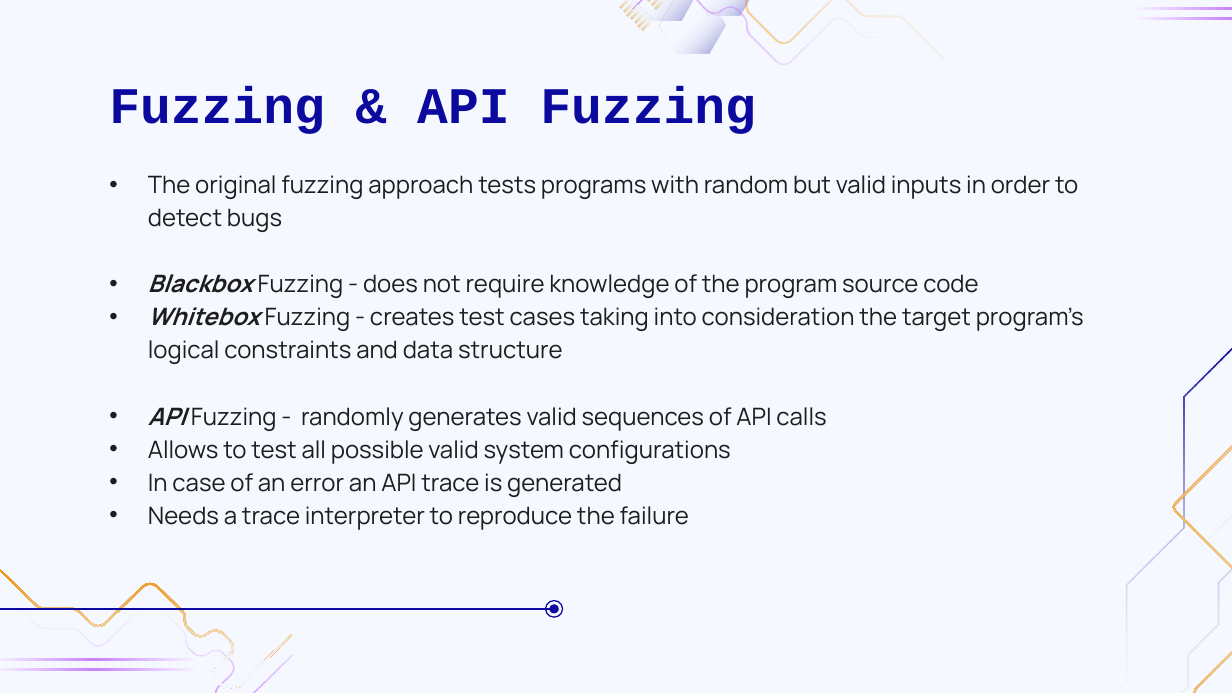
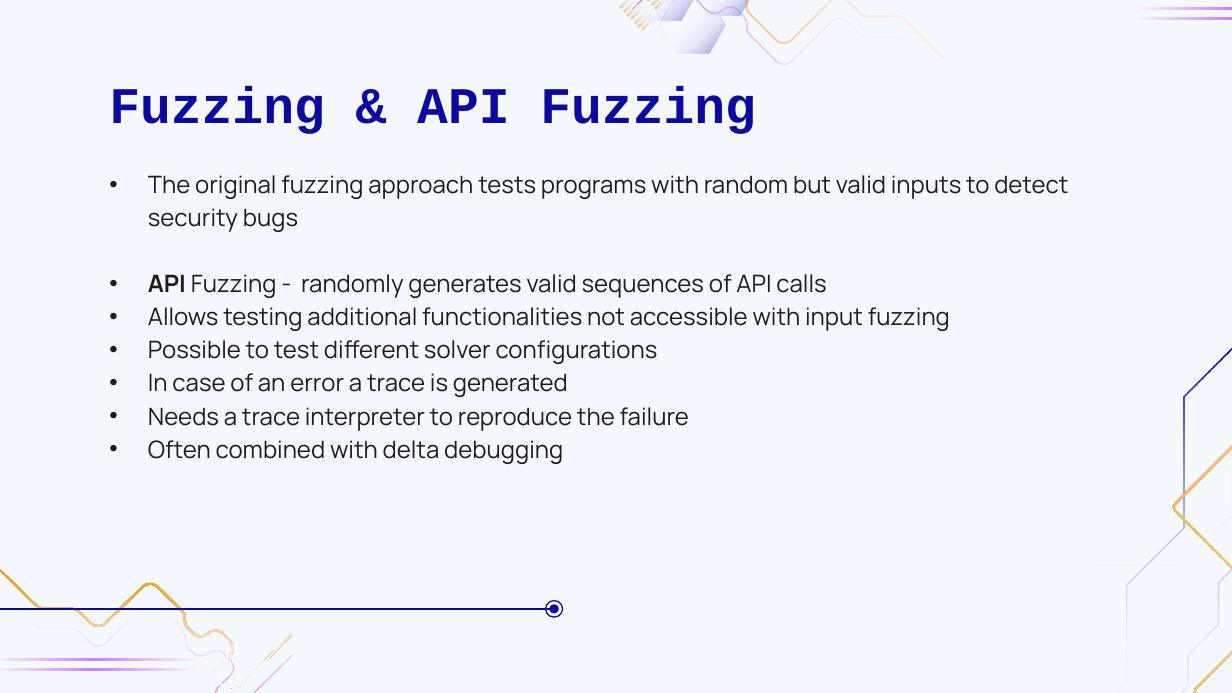
Before and after one commit to Irisi99/SAT4J-API-Fuzzing, a slide deck: slide 5 of Slides.pptx (slide 4 before the commit). Drawn at 1232x693 pixels with LibreOffice and Linux fonts; fonts in the diff are those of the drawing; background and template pictures are left out. Boxes give left, top, right and bottom in pixels: in the first picture for what was removed or moved away, otherwise in the second. Text is boxed around its words. In the diff, an @@ line names an element or a change of style, - is before the commit and + after.

```diff
--- a/Slides.pptx
+++ b/Slides.pptx
@@ subtitle at [148, 175, 1068, 232]: text changed @@
-• The original fuzzing approach tests programs with random but valid inputs in order to detect bugs
-• Blackbox Fuzzing - does not require knowledge of the program source code
-• Whitebox Fuzzing - creates test cases taking into consideration the target program's logical constraints and data structure
+• The original fuzzing approach tests programs with random but valid inputs to detect security bugs
@@ subtitle at [148, 274, 826, 298]: italic off in "API" @@
@@ subtitle at [148, 307, 950, 397]: text changed @@
-• Allows to test all possible valid system configurations
-• In case of an error an API trace is generated
+• Allows testing additional functionalities not accessible with input fuzzing
+• Possible to test different solver configurations
+• In case of an error a trace is generated
@@ subtitle at [148, 440, 563, 464]: paragraph added @@
+• Often combined with delta debugging
```
Also in this commit, not shown: 15 other slides changed, 14 slides added, 5 slides removed.
